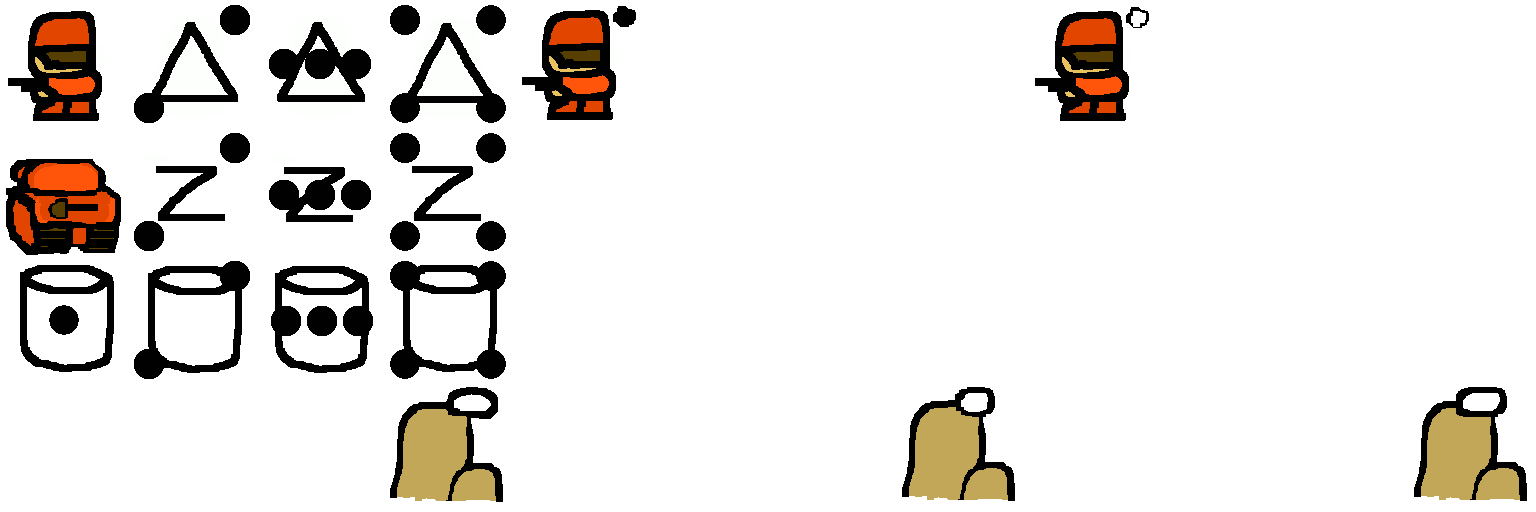
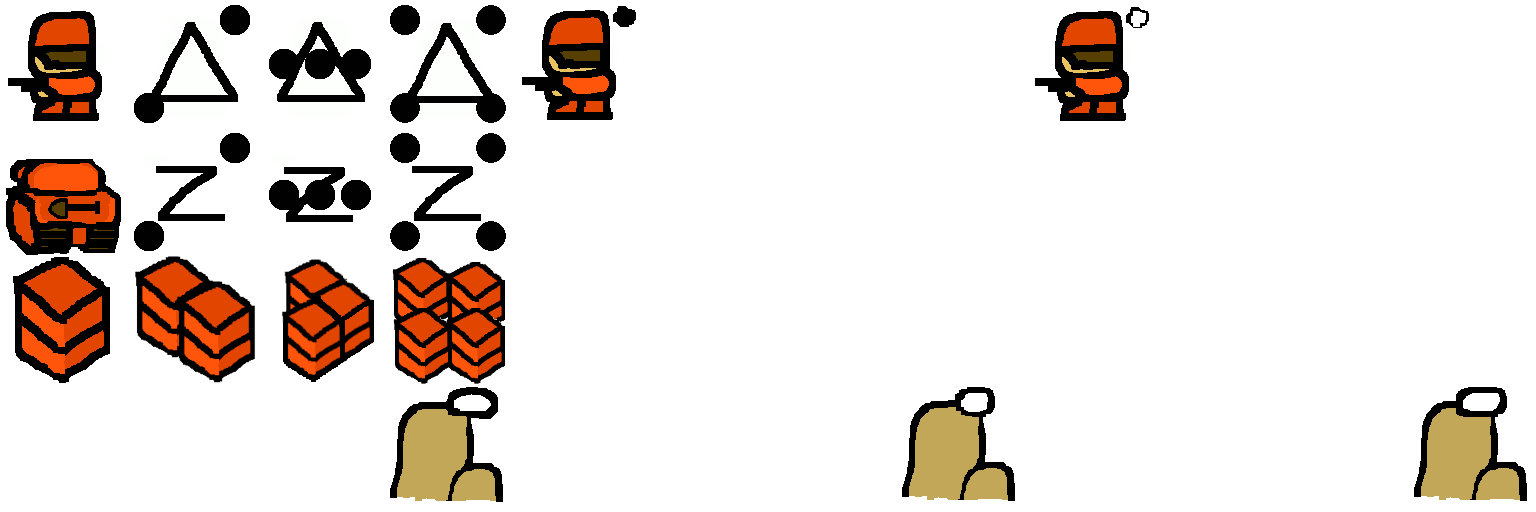
Before/after of a 1536px x 512px layered artwork. What changed in the layer stack:
added layer "Transformation #6" above "Transformation #4" over box(446, 308, 505, 384)
added layer "Transformation #4" above "Transformation #5" over box(446, 261, 505, 338)
added layer "Transformation #5" above "Transformation #3" over box(393, 308, 452, 384)
added layer "Transformation #3" above "pixel 3-4" over box(392, 258, 451, 334)
added layer "pixel 3-3" above "Transformation #1" over box(283, 261, 374, 382)
added layer "Transformation #1" above "Transformation #2" over box(281, 299, 345, 381)
added layer "Transformation #2" above "Transformation copy #1" over box(310, 280, 374, 362)
added layer "Transformation copy #1" above "Transformation" over box(284, 259, 348, 341)
added layer "Transformation" above "Transformation copy" over box(177, 278, 255, 383)
added layer "Transformation copy" above "pixel 3-2" over box(135, 256, 213, 358)
added layer "pixel 3-1" above "pixel 2-1" over box(13, 257, 114, 383)
painted on "pixel 2-1" over box(50, 200, 100, 219)
hid "Pasted Layer 3-4 count" over box(390, 261, 506, 379)
hid "Pasted Layer 3-3 count" over box(271, 306, 373, 336)
hid "Pasted Layer 3-2 count" over box(134, 261, 250, 379)
hid "Pasted Layer 3-1 count" over box(49, 305, 79, 335)
hid "3-4" over box(403, 265, 497, 372)
hid "3-3" over box(275, 266, 369, 373)
hid "3-2" over box(148, 266, 242, 373)
hid "3" over box(20, 265, 114, 372)
